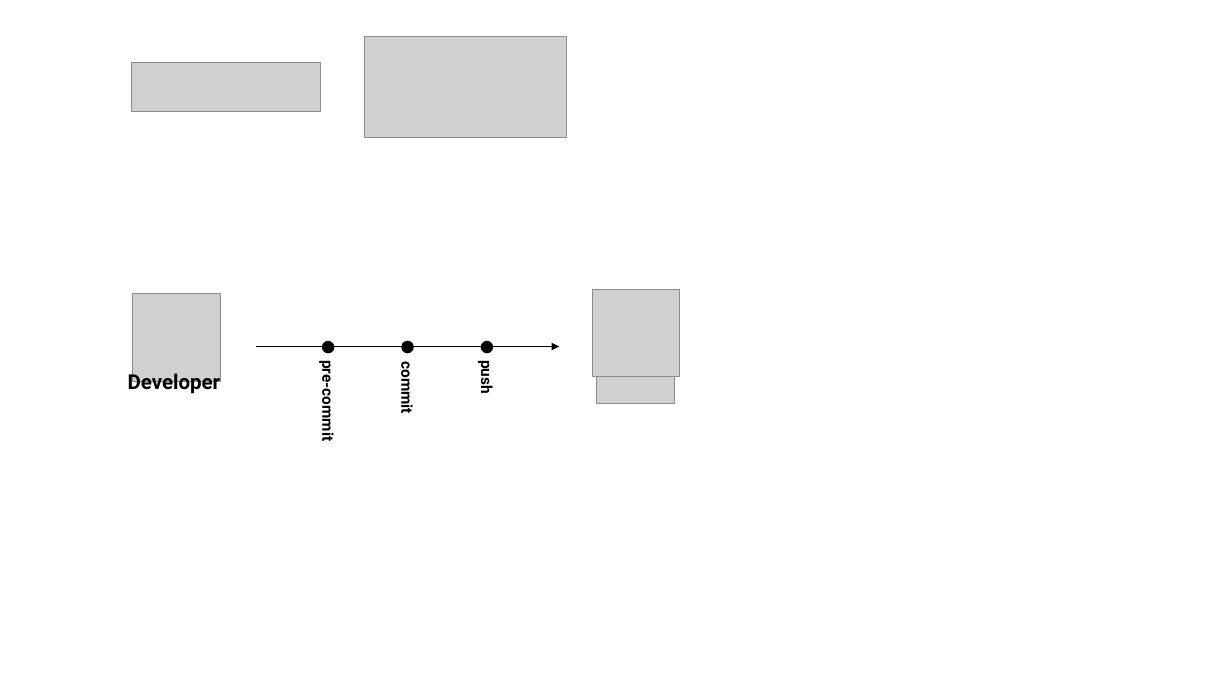
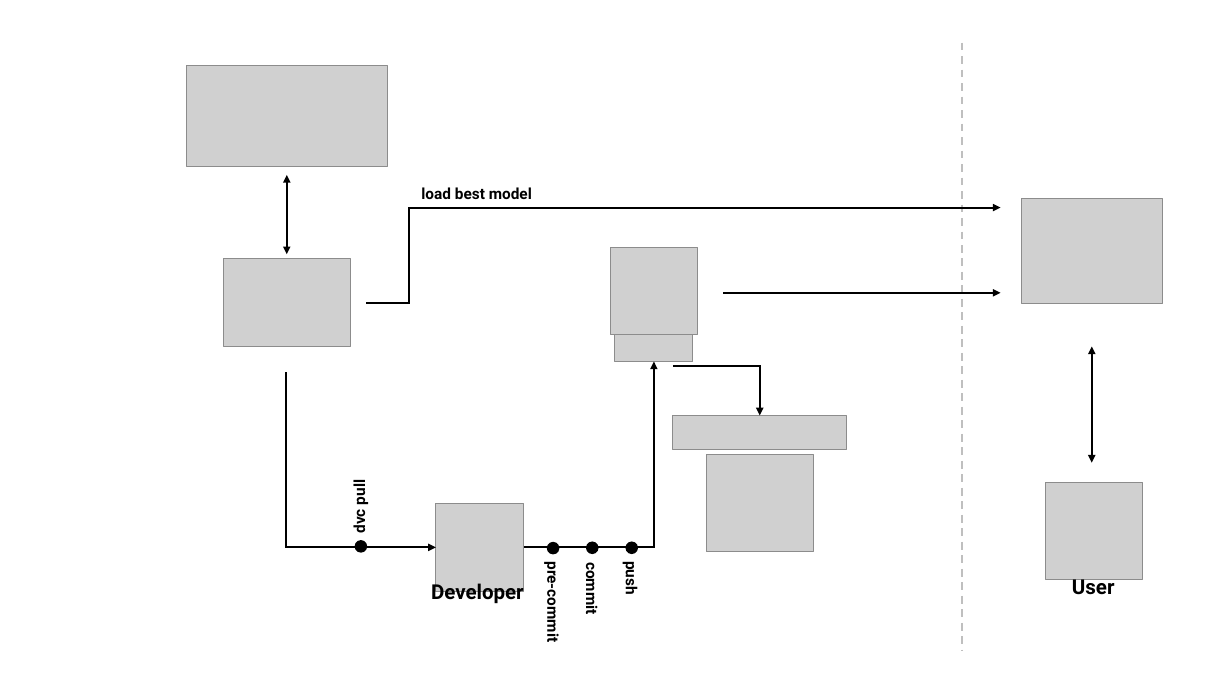
Before and after one commit to hrapek/ml_ops_dog_breeds, a slide deck: slide 1 of reports/figures/Architecture.pptx. Drawn at 1232x693 pixels with LibreOffice and Linux fonts; fonts in the diff are those of the drawing; grey boxes stand for pictures. Boxes give left, top, right and bottom in pixels: in the first picture for what was removed or moved away, otherwise in the second. Text is boxed around its words. In the diff, an @@ line names an element or a change of style, - is before the commit and + after.

```diff
--- a/reports/figures/Architecture.pptx
+++ b/reports/figures/Architecture.pptx
@@ line added from (962, 43) to (962, 651), #BFBFBF 1.5 pt dashed @@
@@ picture removed at [131,63,321,112] @@
@@ picture: place and size @@
-picture at [365,37,567,138]
+picture at [186,66,387,166]
@@ double arrow added from (287, 175) to (287, 254), #000000 1.5 pt @@
@@ elbow arrow added from (366, 303) to (1001, 208), #000000 1.5 pt @@
@@ text added at [421,187,532,199], 12 pt, text #000000, bold @@
+load best model
@@ picture added at [1021,198,1163,303] @@
@@ picture added at [224,259,350,347] @@
@@ picture: place and size @@
-picture at [592,289,679,376]
+picture at [611,248,698,335]
@@ arrow moved from (256, 347) - (559, 347) to (724, 293) - (1001, 293) @@
@@ picture: place and size @@
-picture at [597,372,676,404]
+picture at [615,330,693,362]
@@ double arrow added from (1092, 347) to (1092, 463), #000000 1.5 pt @@
@@ elbow arrow added from (287, 372) to (436, 547), #000000 1.5 pt @@
@@ elbow arrow added from (524, 547) to (654, 361), #000000 1.5 pt @@
@@ elbow arrow added from (673, 366) to (760, 416), #000000 1.5 pt @@
@@ picture added at [673,416,847,450] @@
@@ picture added at [706,455,813,553] @@
@@ text added at [349,484,369,533], 12 pt, text #000000, bold @@
+dvc pull
@@ picture: place and size @@
-picture at [132,294,220,382]
+picture at [436,504,524,592]
@@ picture added at [1046,482,1143,579] @@
@@ ellipse added at [356,542,366,552], fill #000000, outline #000000 1.5 pt @@
@@ text "pre-commit": place and size @@
-text "pre-commit" at [318,368,338,439]
+text "pre-commit" at [543,570,563,640]
@@ ellipse: place and size @@
-ellipse at [323,342,333,352]
+ellipse at [548,543,558,553]
@@ text "commit": place and size @@
-text "commit" at [397,366,417,413]
+text "commit" at [582,567,602,614]
@@ ellipse: place and size @@
-ellipse at [402,342,412,352]
+ellipse at [587,543,597,553]
@@ text "push": place and size @@
-text "push" at [477,363,497,393]
+text "push" at [622,564,642,594]
@@ ellipse: place and size @@
-ellipse at [482,342,492,352]
+ellipse at [627,543,637,553]
@@ text "Developer": place and size @@
-text "Developer" at [128,370,221,395]
+text "Developer" at [431,580,524,605]
@@ text added at [1072,579,1115,594], 16 pt, text #000000, bold @@
+User
```
Also in this commit, not shown: 3 slides added.
